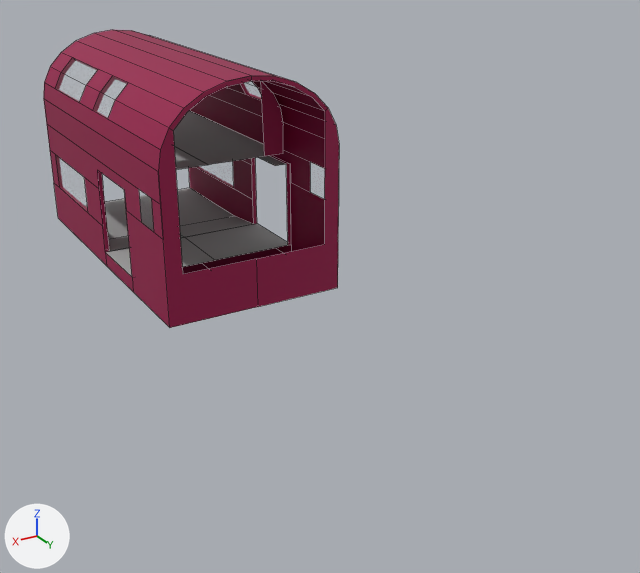
The Blender file Assets/Blender/ROSS Driver Cabin.blend as it was, and as the next commit left it.
Both versions are drawn from a 50 mm lens placed at (7.72, 15.43, 7.85), pointed at (-1.11, 0.72, 0.49). The axes (+X, +Y, +Z) are drawn at lower left. The lights are the same throughout. Mesh edges are drawn as thin lines.

The first picture shows 'Nose'.
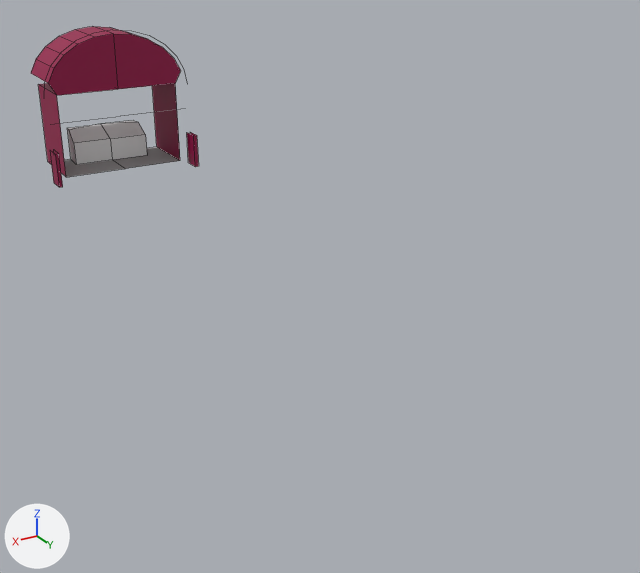
Commit message: begin driver cabin top bevel

Where the change shows, as pixel boxes (x1, y1, x2, y2) in the pictures (640 x 573 px):
```json
{"object": "Nose", "change": "reshaped", "before": [44, 30, 339, 328], "after": [31, 27, 199, 187]}
{"part": 1, "of": "me_cube_002", "change": "cut back", "before": [44, 30, 339, 328], "after": [31, 27, 181, 177]}
```

Scene script edits in JSON lines:
```json
{"op": "add", "block": "mat_control_panel", "code": ["mat_control_panel = principled_material('Control Panel')", "mat_control_panel.base_color = (0.799, 0.799, 0.799)  # white #e7e7e7"]}
{"block": "me_cube_002", "where": "# used by ob_nose; location = (0.0, 0.0, 0.0)"}
{"op": "remove", "block": "me_cube_002", "code": "me_cube_002.from_pydata(...)  # 150 vertices, 94 faces, 10 loose edges; spans x 0.0..2.0, y -9.8..8.0, z 0.0..4.9"}
{"op": "add", "block": "me_cube_002", "code": "me_cube_002.from_pydata(...)  # 70 vertices, 26 faces, 14 loose edges; spans x 0.0..2.0, y -9.8..-7.5, z 0.0..4.9"}
{"block": "me_cube_002", "change": "me_cube_002 part 1"}
{"block": "me_cube_002", "change": "98 vertices are removed from x 0.0..2.0, y -7.0..0.0, z 0.0..4.9"}
{"block": "me_cube_002", "change": "82 faces are deleted"}
{"block": "me_cube_002", "change": "7 loose edges are deleted"}
{"block": "me_cube_002", "change": "1 vertex moves from x 1.8, y -7.0, z 3.6 to x 1.6, y -8.0, z 3.3"}
{"block": "me_cube_002", "change": "12 vertices are added at x 0.0..1.6, y -9.8..-8.0, z 1.1..3.3"}
{"block": "me_cube_002", "change": "7 new vertices lie (0.0, -1.8, 0.0) away from vertices in x 0.0..1.8, y -8.0..-7.0, z 3.6..4.8"}
{"block": "me_cube_002", "change": "11 loose edges are added"}
{"block": "me_cube_002", "change": "2 new faces join them, mat_floor (grey #aaaaaa)"}
{"block": "me_cube_002", "change": "4 new faces join them, mat_control_panel (white #e7e7e7)"}
{"block": "me_cube_002", "change": "8 new faces join them, mat_material_001 (red #980047)"}
{"op": "remove", "block": "me_cube_002", "code": "me_cube_002.materials.append(mat_window)  # white #e7e7e7"}
{"op": "add", "block": "me_cube_002", "code": "me_cube_002.materials.append(mat_control_panel)  # white #e7e7e7"}
```
